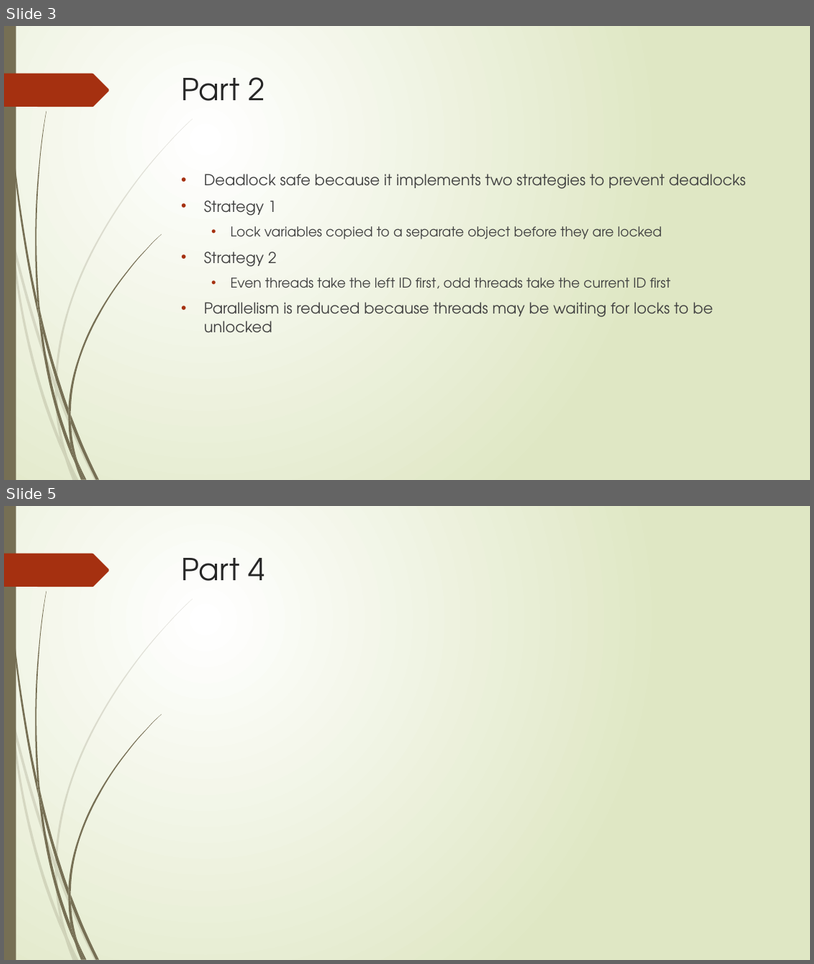
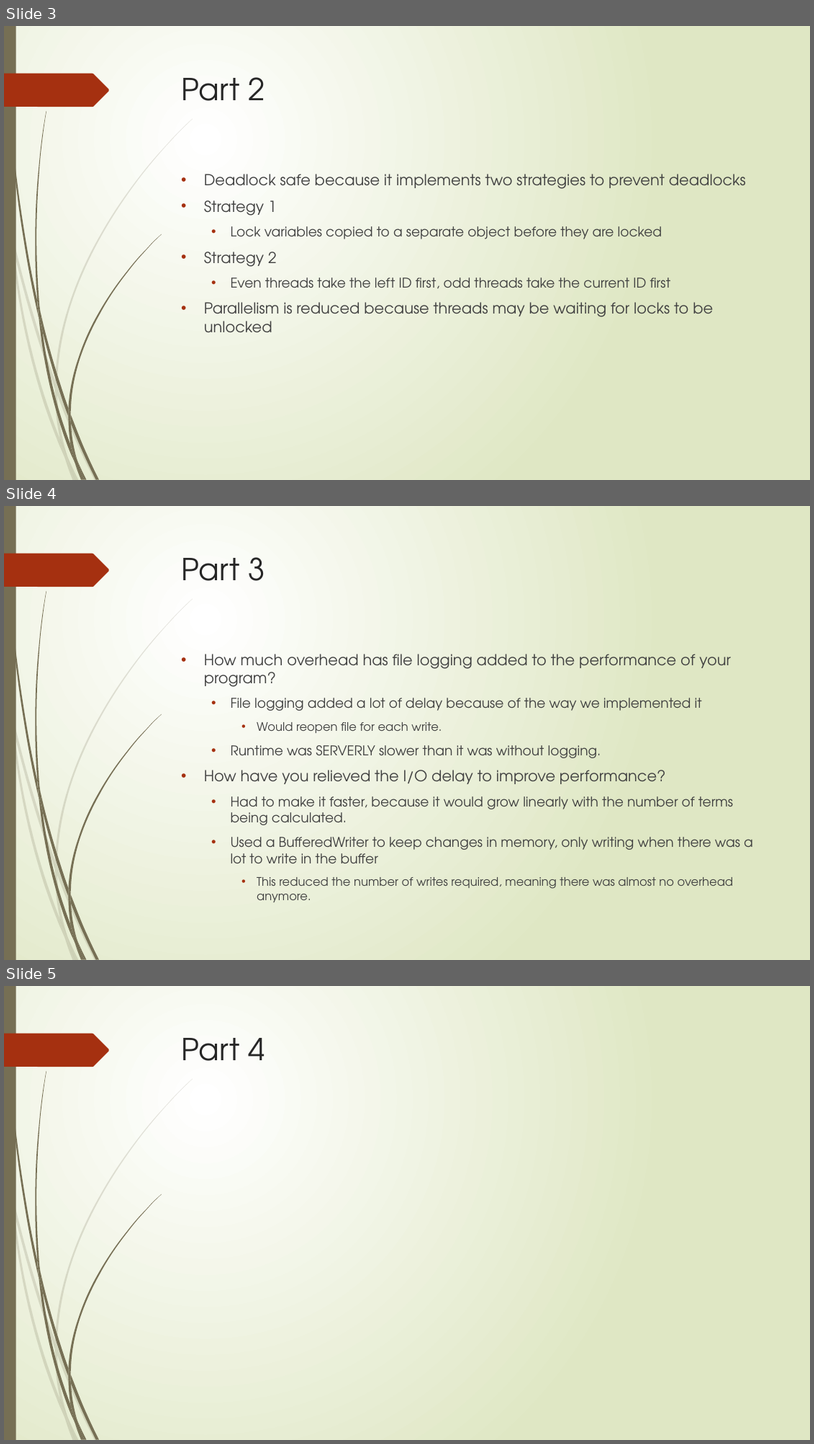
Before and after one commit to Jesse-longname/COSC-2P13-Project, a slide deck: Presentation.pptx. Shown one above the other, each under a label of ours: slides 3 and 5 before the commit, slides 3, 4 and 5 after it; the slides between them are not shown. The pictures are 814x964 and 814x1444 pixels, drawn with LibreOffice and Linux fonts; fonts in the diff are those of the drawing. Boxes give left, top, right and bottom in pixels: in the first picture for what was removed or moved away, otherwise in the second. Text is boxed around its words. In the diff, an @@ line names an element or a change of style, - is before the commit and + after.

Commit message:
Added Part 3 to presentation

```diff
--- a/Presentation.pptx
+++ b/Presentation.pptx
@@ slide 4 added at [4,506,810,960], background gradient #FFFFFF to #DFE8C4; not listed: 24 template elements that a slide beside it also shows @@
@@ title added at [182,557,265,581], 36 pt, text #262626 @@
+Part 3
@@ text added at [204,654,754,902], 16 pt, text #404040 @@
+• How much overhead has file logging added to the performance of your program?
+  • File logging added a lot of delay because of the way we implemented it
+    • Would reopen file for each write.
+  • Runtime was SERVERLY slower than it was without logging.
+• How have you relieved the I/O delay to improve performance?
+  • Had to make it faster, because it would grow linearly with the number of terms being calculated.
+  • Used a BufferedWriter to keep changes in memory, only writing when there was a lot to write in the buffer
+    • This reduced the number of writes required, meaning there was almost no overhead anymore.
```
Also in this commit, not shown: 1 slide removed.
